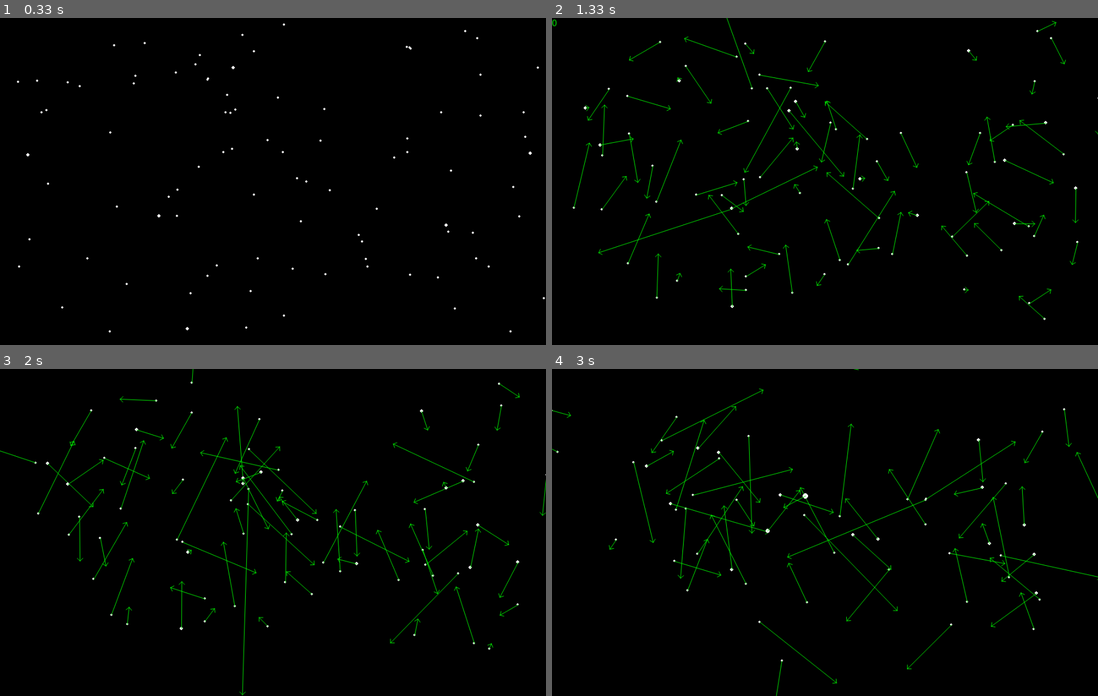
Above: before the commit, frames 1-4 (two rows, left to right).
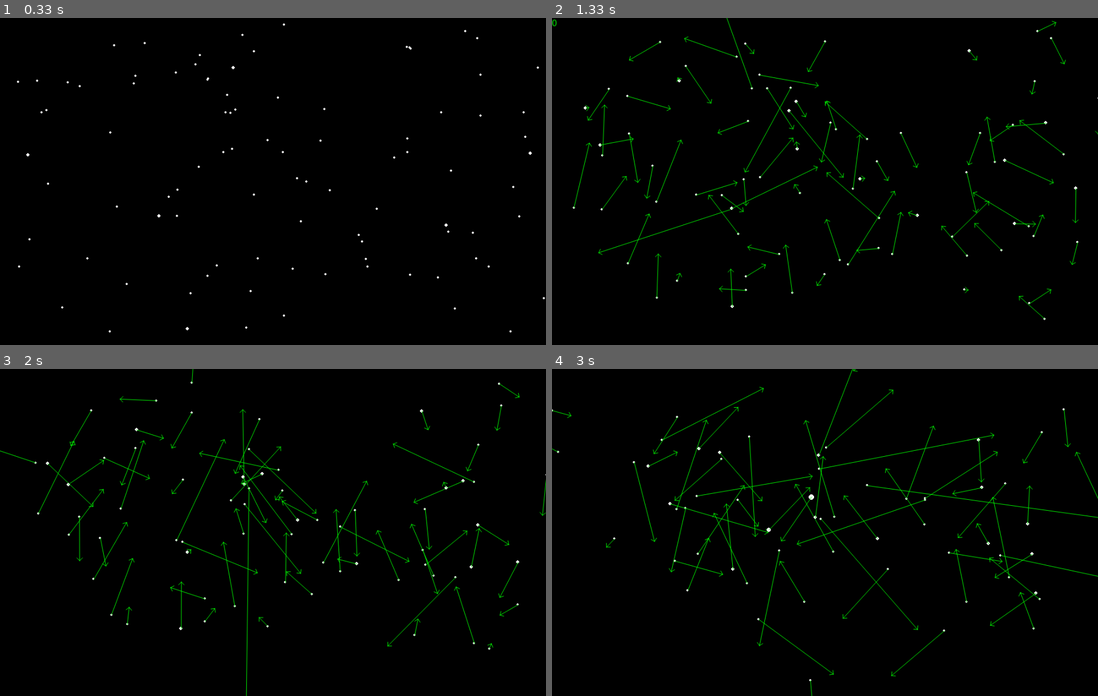
Above: after the commit, the same moments.

Repository: dpjmv/2d-gravity-pygame
Game: pygame game, started from gravity.py
Two runs of this game, one before a commit and one after it. Both use one fixed random seed, a clock stepped at 60 frames per second and the inputs below.
Inputs:
- Up to frame 1 (0.33 s): no input
- Up to frame 2 (1.33 s): tap V at 0.83 s; tap F at 1.17 s
- Up to frame 3 (2 s): tap E at 1.5 s; tap F at 1.9 s
- Up to frame 4 (3 s): tap F at 2.2, 2.4 s; tap E at 2.48 s

Frame 1 is identical in both runs. In frame 2, 0.2% of the frame differs, in the area x 35-95%, y 9-71%; in frame 3, 1.4%; in frame 4, 4.8%, in the area x 0-100%, y 0-100%.

Commit message:
Changed the way the position of the body resulting of a collision is calculated

Diff:
--- a/gravity.py
+++ b/gravity.py
@@ -69,8 +69,12 @@
                 b = self.bodies[j]
 
                 if RigidBody.collide(a, b):
-                    new_x = (a.pos[0] + b.pos[0]) / 2
-                    new_y = (a.pos[1] + b.pos[1]) / 2
+                    # use center of mass
+                    new_x = ((a.pos[0] * a.mass) + (b.pos[0] * b.mass)) / \
+                            (a.mass + b.mass)
+                    new_y = ((a.pos[1] * a.mass) + (b.pos[1] * b.mass)) / \
+                            (a.mass + b.mass)
+
                     new_mass = a.mass + b.mass
                     p_a = [a.mass * a.vel[0], a.mass * a.vel[1]] # momentum
                     p_b = [b.mass * b.vel[0], b.mass * b.vel[1]]
